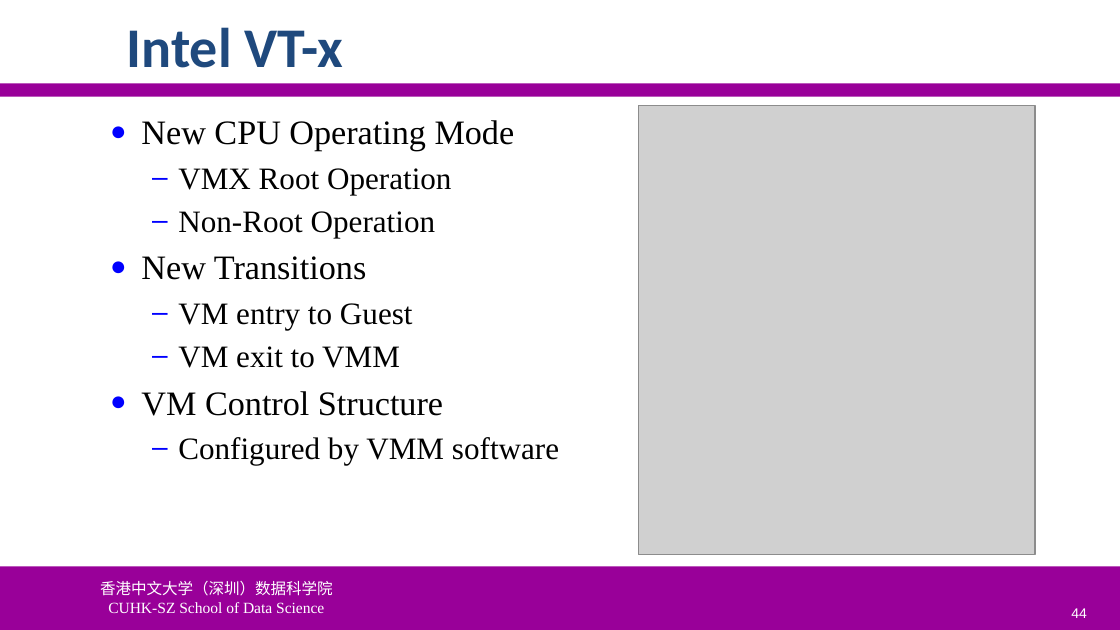
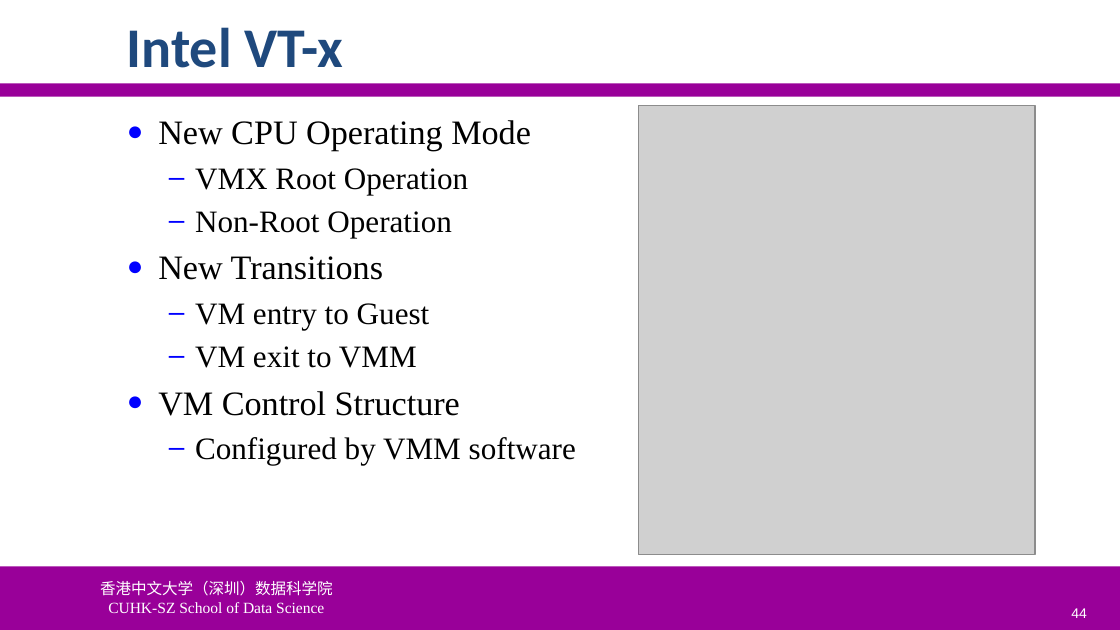
Before and after one commit to ychung1103/ychung1103.github.io, a slide deck: slide 44 of Slides/CSC6103/VT-01 Virtualization Introduction.pptx. Drawn at 1120x630 pixels with LibreOffice and Linux fonts; fonts in the diff are those of the drawing; grey boxes stand for pictures; background and template pictures are left out. Boxes give left, top, right and bottom in pixels: in the first picture for what was removed or moved away, otherwise in the second. Text is boxed around its words. In the diff, an @@ line names an element or a change of style, - is before the commit and + after.

```diff
--- a/Slides/CSC6103/VT-01 Virtualization Introduction.pptx
+++ b/Slides/CSC6103/VT-01 Virtualization Introduction.pptx
@@ text "New CPU Operating Mode": place and size @@
-text "New CPU Operating Mode" at (141, 120, 559, 464)
+text "New CPU Operating Mode" at (158, 120, 576, 464)
```
Also in this commit, not shown: 8 other slides changed, 1 other file.
